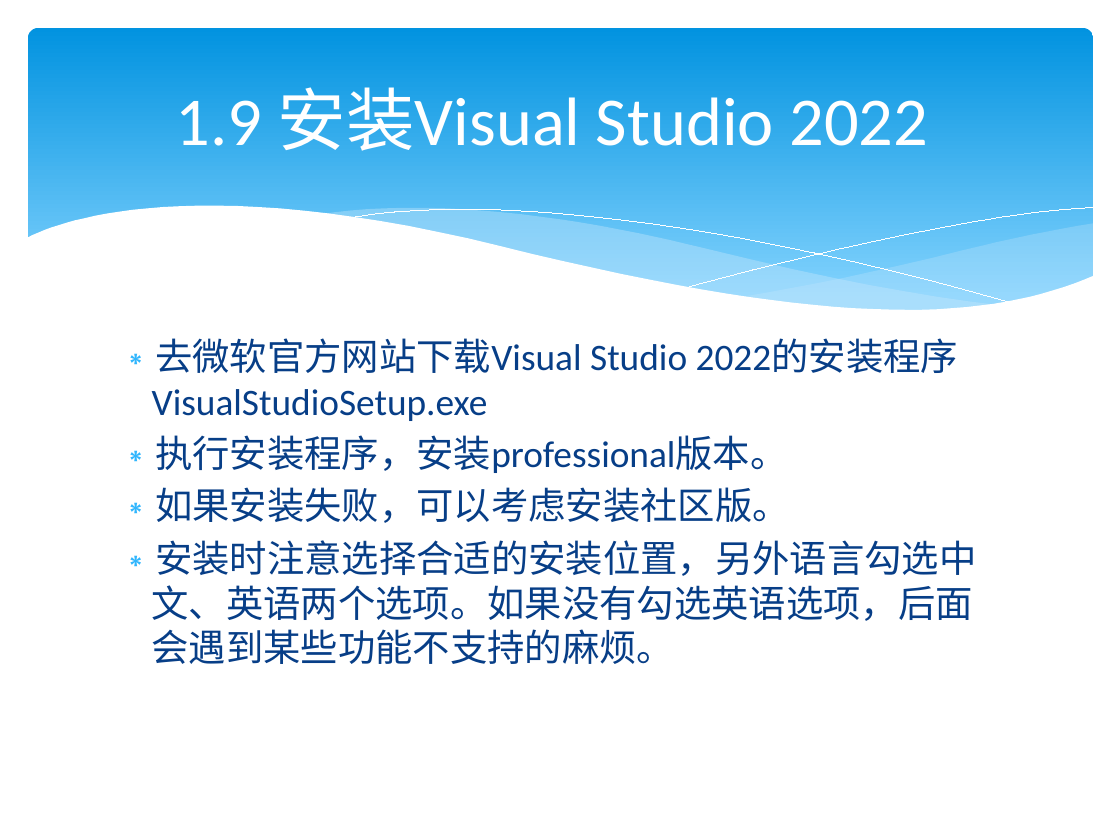
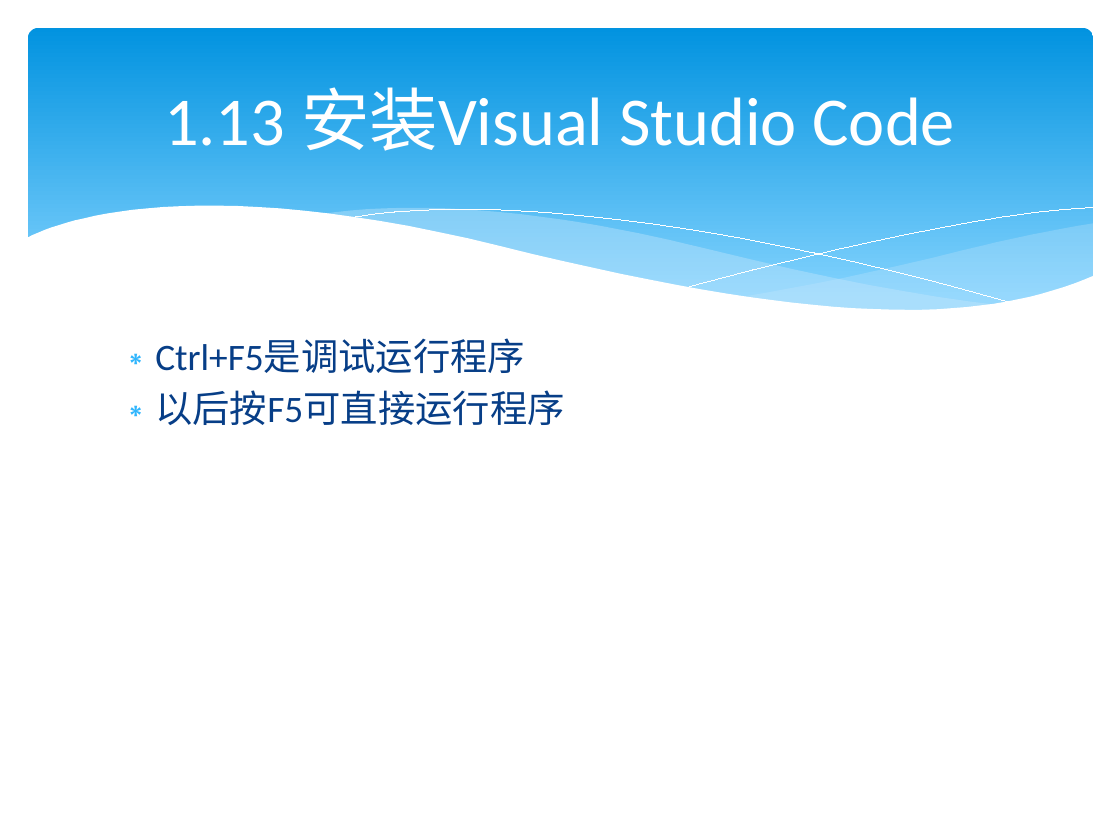
Before and after one commit to lamplight8/cpp, a slide deck: slide 144 of ppt/ch01_绪论.pptx (slide 119 before the commit). Drawn at 1120x840 pixels with LibreOffice and Linux fonts; fonts in the diff are those of the drawing. Boxes give left, top, right and bottom in pixels: in the first picture for what was removed or moved away, otherwise in the second. Text is boxed around its words. In the diff, an @@ line names an element or a change of style, - is before the commit and + after.

```diff
--- a/ppt/ch01_绪论.pptx
+++ b/ppt/ch01_绪论.pptx
@@ title at (164,87,955,151): text changed @@
-1.9 安装Visual Studio 2022
+1.13 安装Visual Studio Code
@@ text at (155,339,564,425): text changed @@
-∗ 去微软官方网站下载Visual Studio 2022的安装程序VisualStudioSetup.exe
-∗ 执行安装程序，安装professional版本。
-∗ 如果安装失败，可以考虑安装社区版。
-∗ 安装时注意选择合适的安装位置，另外语言勾选中文、英语两个选项。如果没有勾选英语选项，后面会遇到某些功能不支持的麻烦。
+∗ Ctrl+F5是调试运行程序
+∗ 以后按F5可直接运行程序
```
Also in this commit, not shown: 76 other slides changed, 53 slides added, 32 slides removed, 43 other files.
